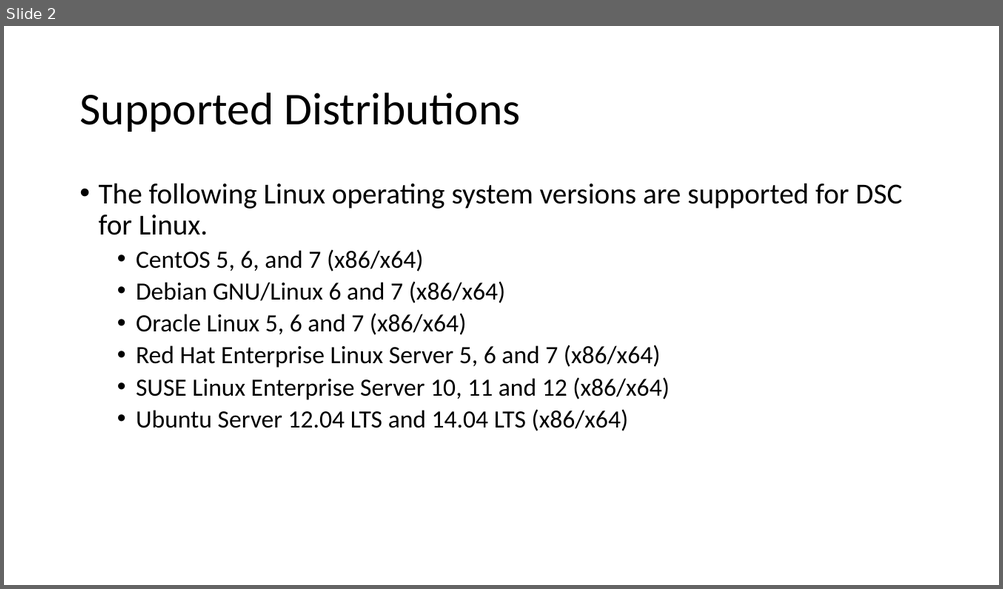
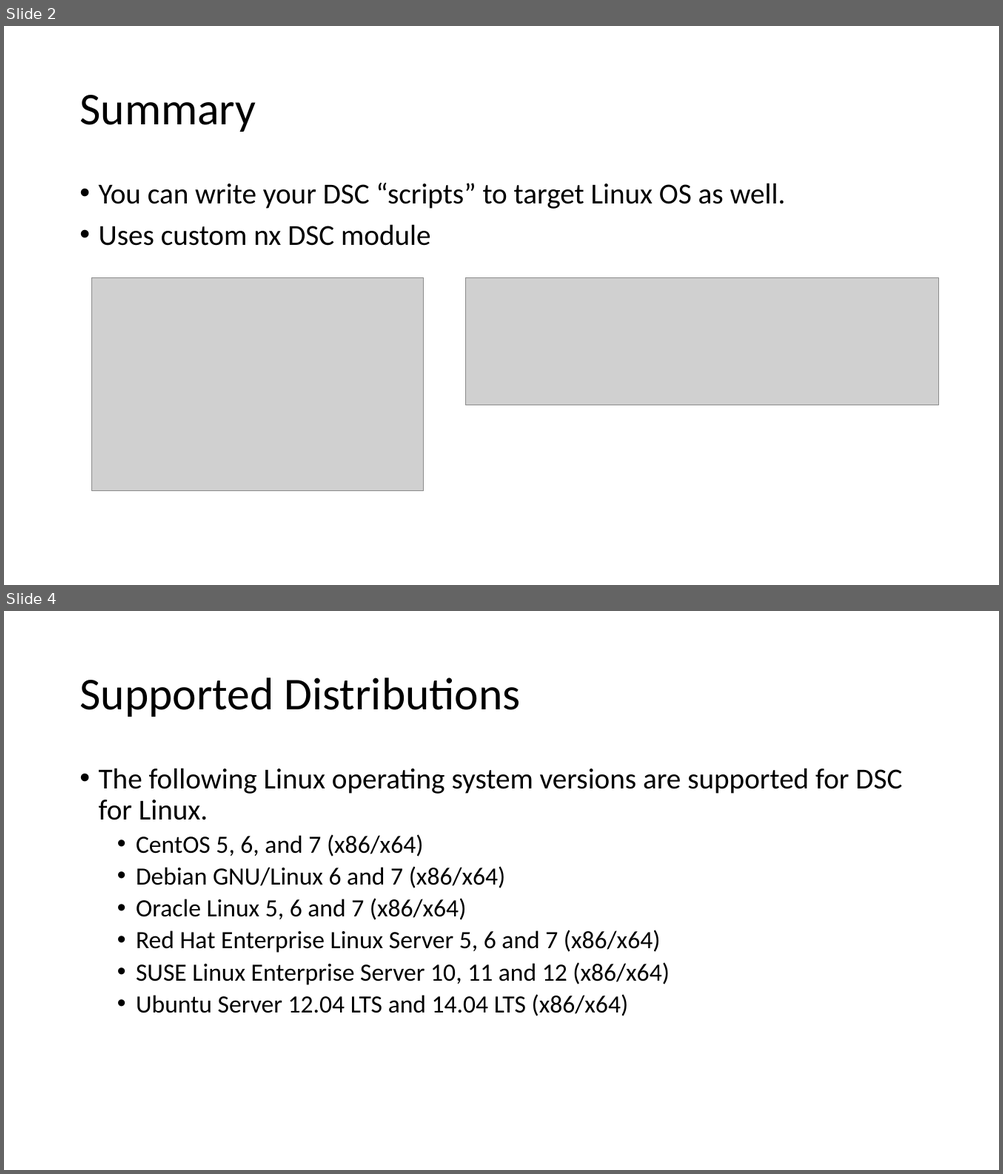
Before and after one commit to SAPSUG-ORG/2-SAPSUG-15_June_2017, a slide deck: dsc-linux/DSConLinux.pptx. Shown one above the other, each under a label of ours: slide 2 before the commit, slides 2 and 4 after it; the slides between them are not shown. The pictures are 1003x589 and 1003x1174 pixels, drawn with LibreOffice and Linux fonts; fonts in the diff are those of the drawing; grey boxes stand for pictures. Boxes give left, top, right and bottom in pixels: in the first picture for what was removed or moved away, otherwise in the second. Text is boxed around its words. In the diff, an @@ line names an element or a change of style, - is before the commit and + after.

```diff
--- a/dsc-linux/DSConLinux.pptx
+++ b/dsc-linux/DSConLinux.pptx
@@ slide 2 added at <box>4,26,999,585</box>, background #FFFFFF @@
@@ title added at <box>79,95,256,132</box>, 44 pt, text #000000 @@
+Summary
@@ text added at <box>99,183,785,246</box>, 28 pt, text #000000 @@
+• You can write your DSC “scripts” to target Linux OS as well.
+• Uses custom nx DSC module
@@ picture added at <box>91,278,424,491</box> @@
@@ picture added at <box>466,278,939,405</box> @@
@@ what was slide 2 is now slide 4 @@
```
Also in this commit, not shown: 1 slide changed, 2 other slides added.
